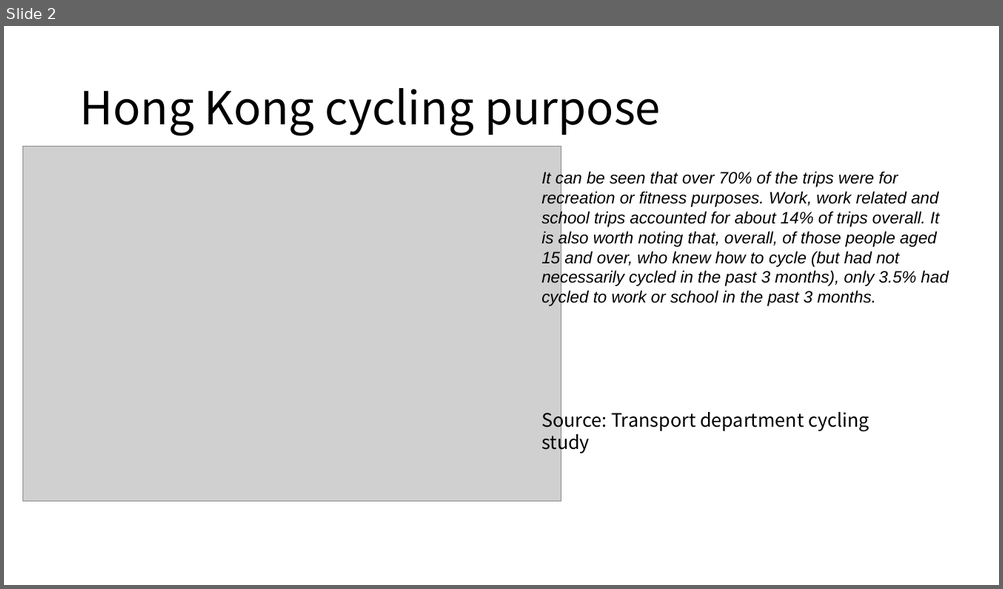
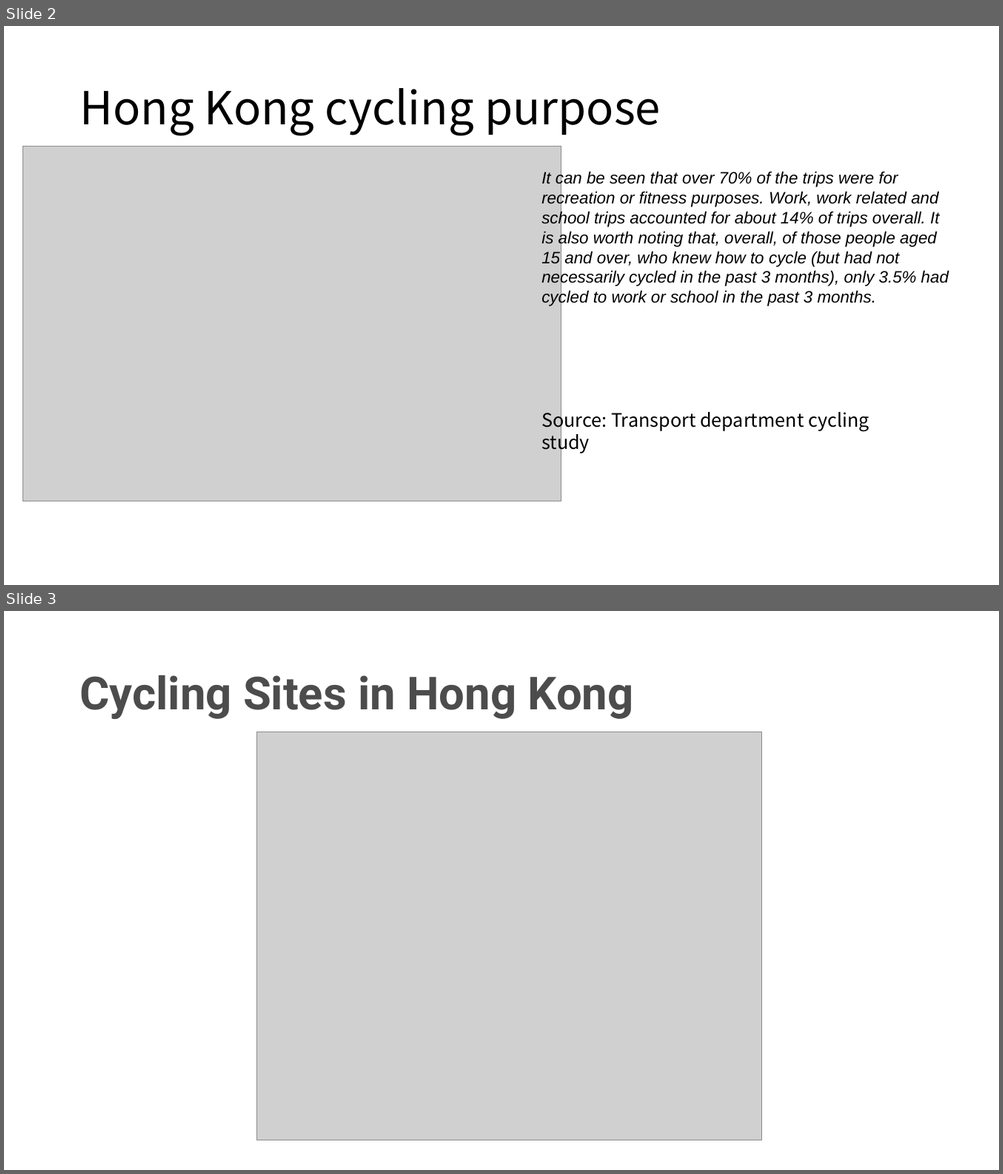
Before and after one commit to CeHouGIS/bike-motivation-difference, a slide deck: slides/演示文稿2.pptx. Shown one above the other, each under a label of ours: slide 2 before the commit, slides 2 and 3 after it. The pictures are 1003x589 and 1003x1174 pixels, drawn with LibreOffice and Linux fonts; fonts in the diff are those of the drawing; grey boxes stand for pictures. Boxes give left, top, right and bottom in pixels: in the first picture for what was removed or moved away, otherwise in the second. Text is boxed around its words. In the diff, an @@ line names an element or a change of style, - is before the commit and + after.

```diff
--- a/slides/演示文稿2.pptx
+++ b/slides/演示文稿2.pptx
@@ slide 3 added at [4, 611, 999, 1170], background #FFFFFF @@
@@ title added at [79, 675, 634, 719], 44 pt, text #4C4C4C, bold @@
+Cycling Sites in Hong Kong
@@ picture added at [257, 732, 762, 1141] @@
```
Also in this commit, not shown: 4 other slides added, 1 other file.
